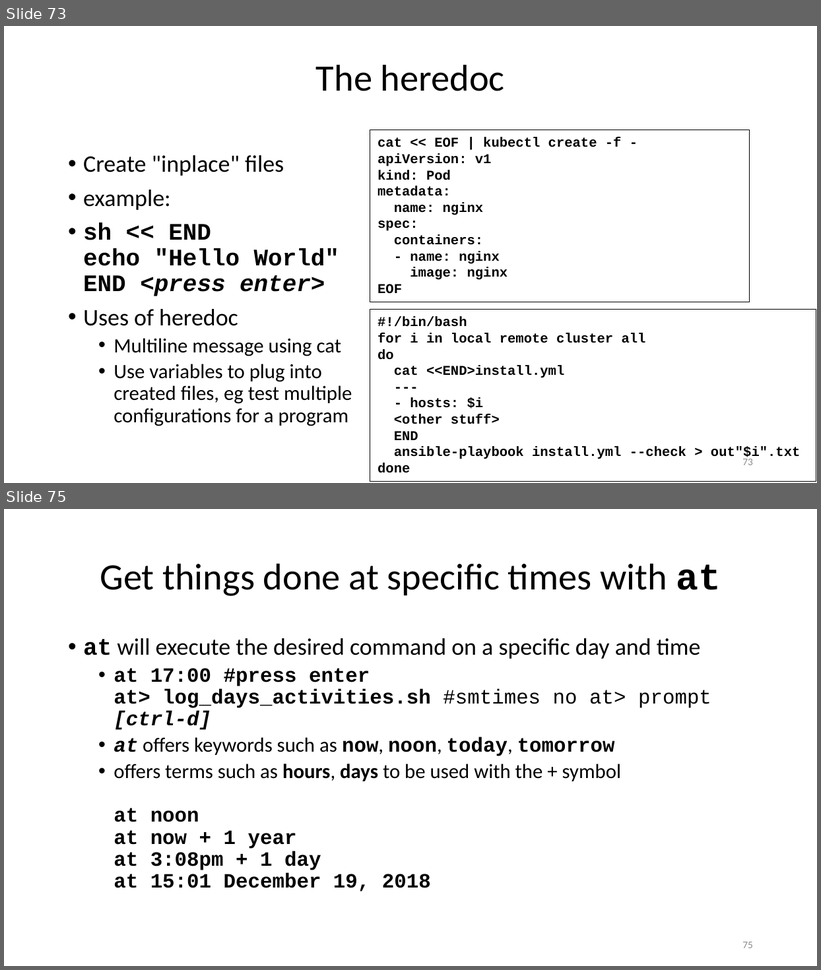
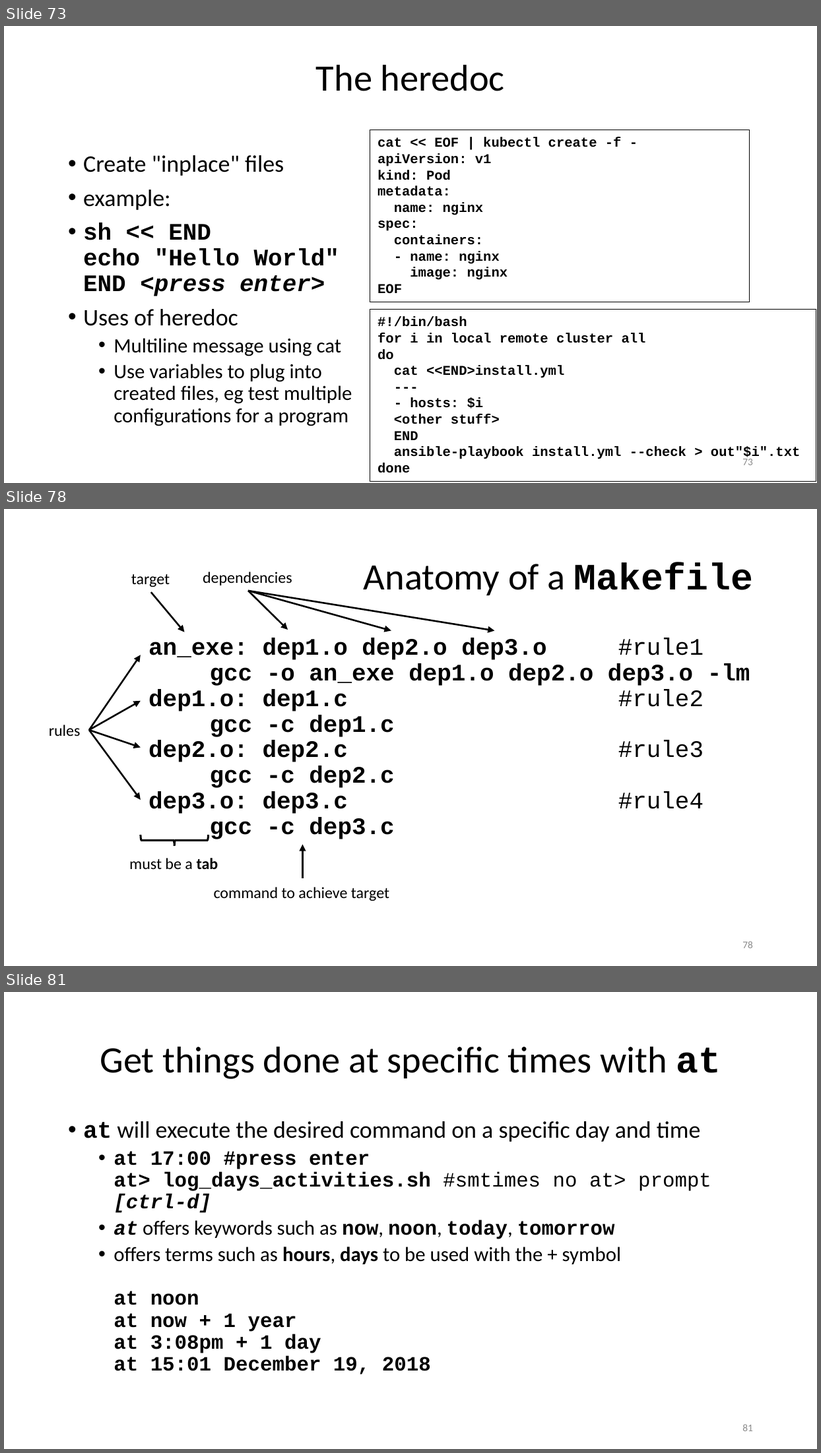
Before and after one commit to ketancmaheshwari/lisa19, a slide deck: lpt_LISA.pptx. Shown one above the other, each under a label of ours: slides 73 and 75 before the commit, slides 73, 78 and 81 after it; the slides between them are not shown. The pictures are 821x970 and 821x1453 pixels, drawn with LibreOffice and Linux fonts; fonts in the diff are those of the drawing. Boxes give left, top, right and bottom in pixels: in the first picture for what was removed or moved away, otherwise in the second. Text is boxed around its words. In the diff, an @@ line names an element or a change of style, - is before the commit and + after.

```diff
--- a/lpt_LISA.pptx
+++ b/lpt_LISA.pptx
@@ slide 78 added at [4,509,817,966], background #FFFFFF @@
@@ title added at [364,562,753,595], 33 pt, text #000000 @@
+Anatomy of a Makefile
@@ text added at [131,574,170,587], 14 pt, text #000000 @@
+target
@@ text added at [203,572,292,586], 14 pt, text #000000 @@
+dependencies
@@ arrow added from (151, 592) to (185, 632), #000000 1.5 pt @@
@@ arrow added from (248, 591) to (494, 631), #000000 1.5 pt @@
@@ arrow added from (248, 591) to (391, 631), #000000 1.5 pt @@
@@ arrow added from (248, 591) to (288, 629), #000000 1.5 pt @@
@@ text added at [149,638,750,840], 21 pt, text #000000, bold @@
+an_exe: dep1.o dep2.o dep3.o #rule1
+gcc -o an_exe dep1.o dep2.o dep3.o -lm
+dep1.o: dep1.c #rule2
+gcc -c dep1.c
+dep2.o: dep2.c #rule3
+gcc -c dep2.c
+dep3.o: dep3.c #rule4
+gcc -c dep3.c
@@ arrow added from (89, 730) to (141, 656), #000000 1.5 pt @@
@@ arrow added from (89, 730) to (141, 701), #000000 1.5 pt @@
@@ text added at [49,725,81,736], 14 pt, text #000000 @@
+rules
@@ arrow added from (89, 730) to (141, 747), #000000 1.5 pt @@
@@ arrow added from (89, 730) to (141, 800), #000000 1.5 pt @@
@@ right brace added at [141,834,209,846], outline #000000 1.75 pt @@
@@ arrow added from (302, 879) to (302, 845), #000000 1.5 pt @@
@@ text added at [129,858,218,869], 14 pt, text #000000 @@
+must be a tab
@@ text added at [214,887,389,901], 14 pt, text #000000 @@
+command to achieve target
@@ page number added at [743,941,753,949], 9 pt, text #8C8C8C @@
+78
@@ what was slide 75 is now slide 81 @@
@@ page number at [743,1424,753,1432]: text changed @@
-75
+81
```
Also in this commit, not shown: 3 slides changed, 5 other slides added, 1 other file.
